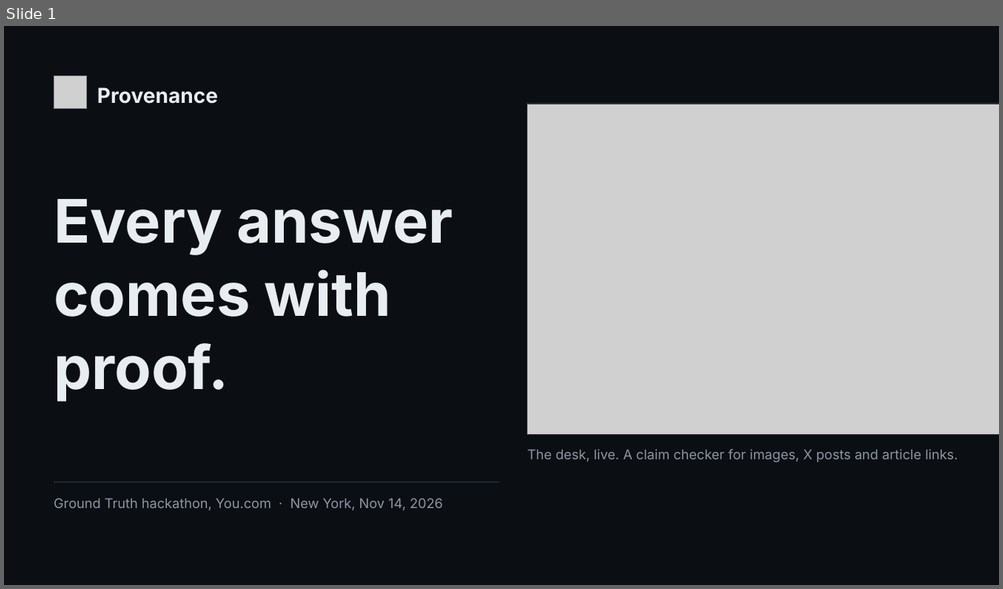
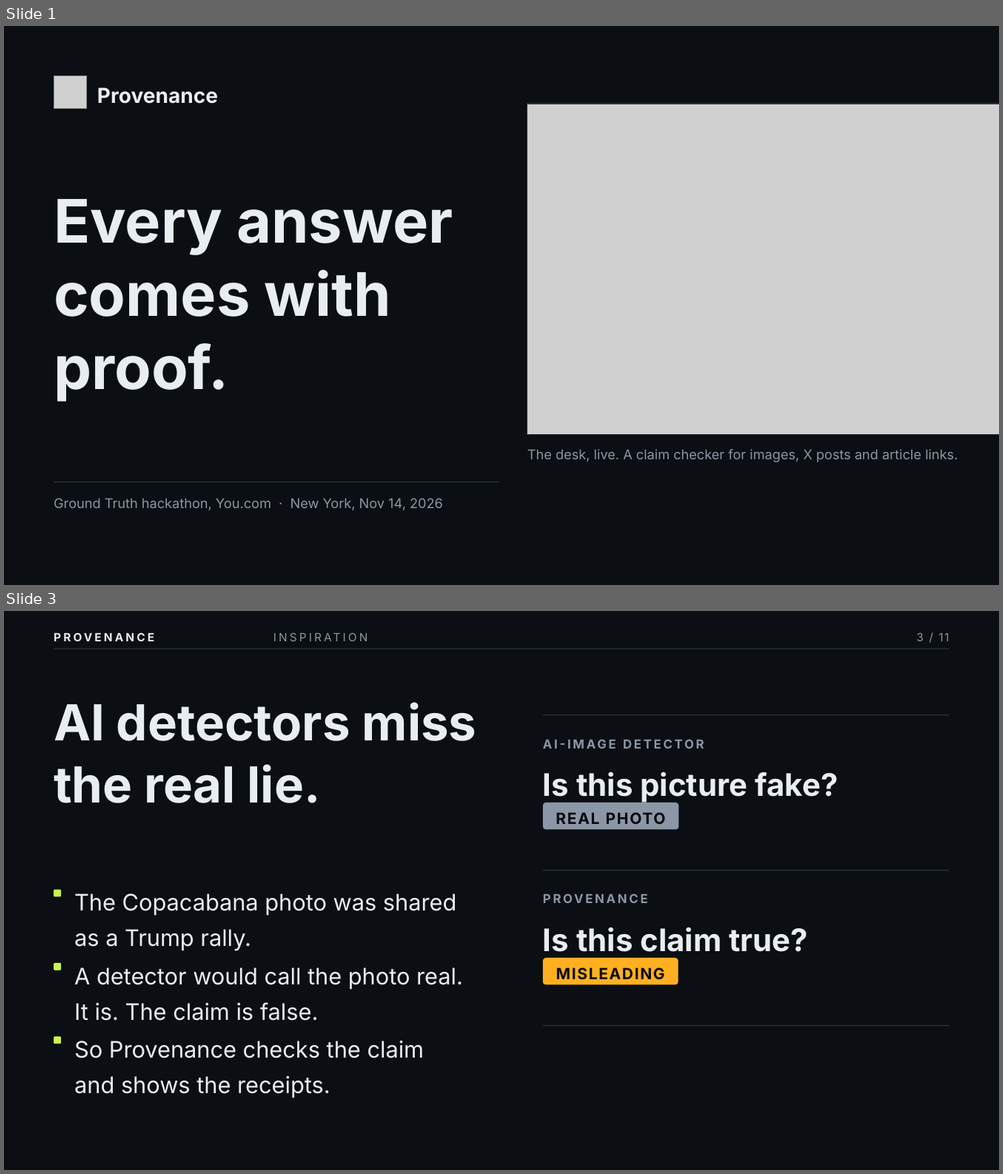
Before and after one commit to michaelnjoku347/Provenance, a slide deck: docs/pitch/Provenance-pitch.pptx. Shown one above the other, each under a label of ours: slide 1 before the commit, slides 1 and 3 after it; the slides between them are not shown. The pictures are 1003x589 and 1003x1174 pixels, drawn with LibreOffice and Linux fonts; fonts in the diff are those of the drawing; grey boxes stand for pictures. Boxes give left, top, right and bottom in pixels: in the first picture for what was removed or moved away, otherwise in the second. Text is boxed around its words. In the diff, an @@ line names an element or a change of style, - is before the commit and + after.

```diff
--- a/docs/pitch/Provenance-pitch.pptx
+++ b/docs/pitch/Provenance-pitch.pptx
@@ slide 3 added at <box>4,611,999,1170</box>, background #FFFFFF @@
@@ rectangle added at <box>4,611,999,1170</box>, fill #0B0E12 @@
@@ text added at <box>54,632,154,641</box>, 11 pt, text #E8EDF2, bold @@
+PROVENANCE
@@ text added at <box>273,627,740,644</box>, 11 pt, text #8B97A6 @@
+INSPIRATION
@@ text added at <box>916,632,949,641</box>, 11 pt, text #8B97A6 @@
+3 / 11
@@ rectangle added at <box>54,648,949,649</box>, fill #2A323D @@
@@ text added at <box>54,702,477,803</box>, 48 pt, text #E8EDF2, bold @@
+AI detectors miss the real lie.
@@ rectangle added at <box>543,715,948,715</box>, fill #2A323D @@
@@ text added at <box>543,733,948,749</box>, 12 pt, text #8B97A6, bold @@
+AI-IMAGE DETECTOR
@@ text added at <box>543,772,837,803</box>, 30 pt, text #E8EDF2, bold @@
+Is this picture fake?
@@ rounded rectangle added at <box>543,803,678,829</box>, fill #8B97A6 @@
@@ text added at <box>555,812,666,824</box>, 15 pt, text #070A0D, bold @@
+REAL PHOTO
@@ rectangle added at <box>543,870,948,871</box>, fill #2A323D @@
@@ rounded rectangle added at <box>54,890,62,897</box>, fill #C8F54A @@
@@ text added at <box>74,894,456,951</box>, 22 pt, text #E8EDF2 @@
+The Copacabana photo was shared as a Trump rally.
@@ text added at <box>543,889,948,904</box>, 12 pt, text #8B97A6, bold @@
+PROVENANCE
@@ text added at <box>543,928,808,959</box>, 30 pt, text #E8EDF2, bold @@
+Is this claim true?
@@ rounded rectangle added at <box>54,963,62,971</box>, fill #C8F54A @@
@@ rounded rectangle added at <box>543,958,677,985</box>, fill #FFB020 @@
@@ text added at <box>74,968,463,1021</box>, 22 pt, text #E8EDF2 @@
+A detector would call the photo real. It is. The claim is false.
@@ text added at <box>556,968,665,980</box>, 15 pt, text #070A0D, bold @@
+MISLEADING
@@ rectangle added at <box>543,1026,948,1027</box>, fill #2A323D @@
@@ rounded rectangle added at <box>54,1037,62,1045</box>, fill #C8F54A @@
@@ text added at <box>74,1041,424,1099</box>, 22 pt, text #E8EDF2 @@
+So Provenance checks the claim and shows the receipts.
```
Also in this commit, not shown: 5 slides changed, 4 other slides added, 2 slides removed, 16 other files.
